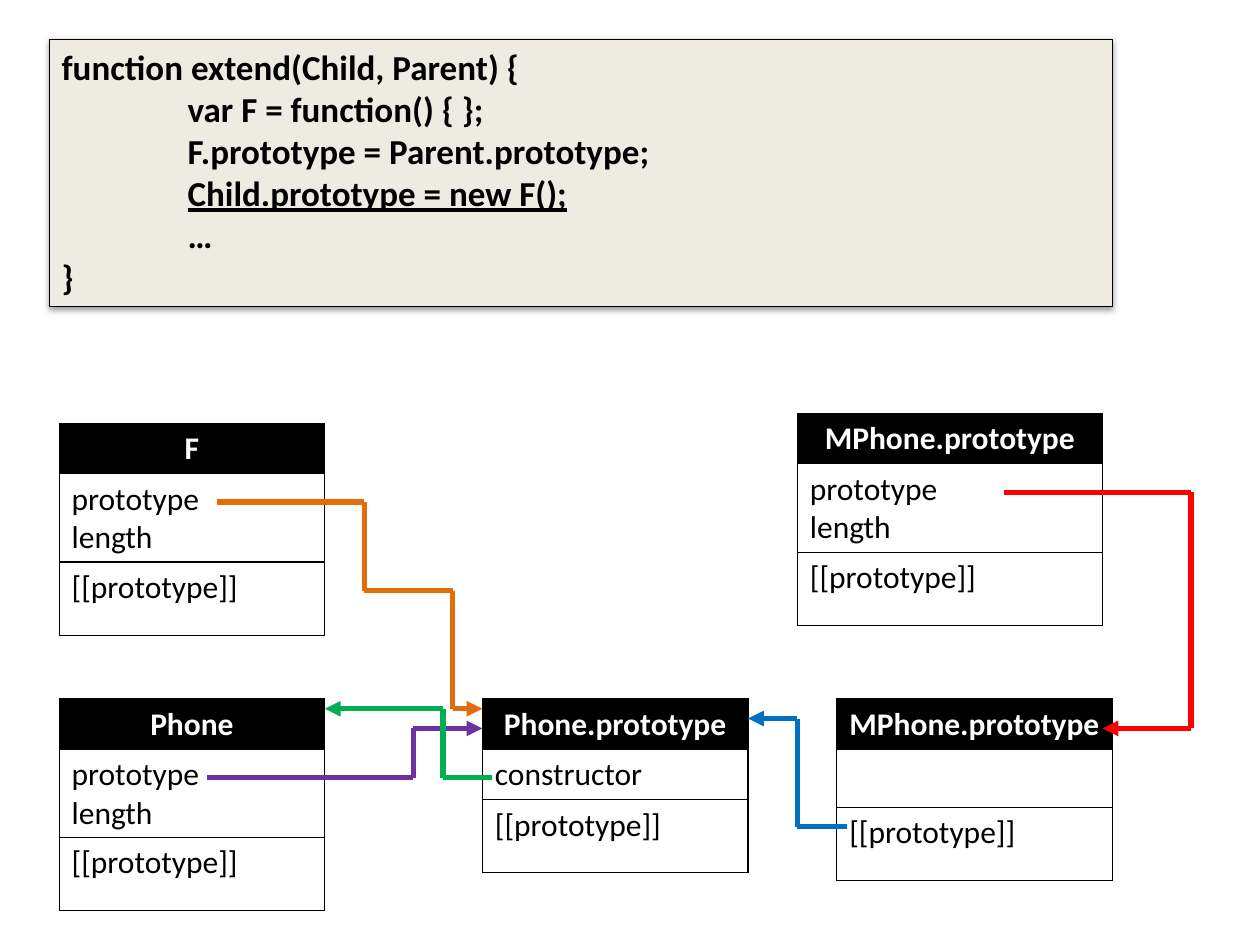
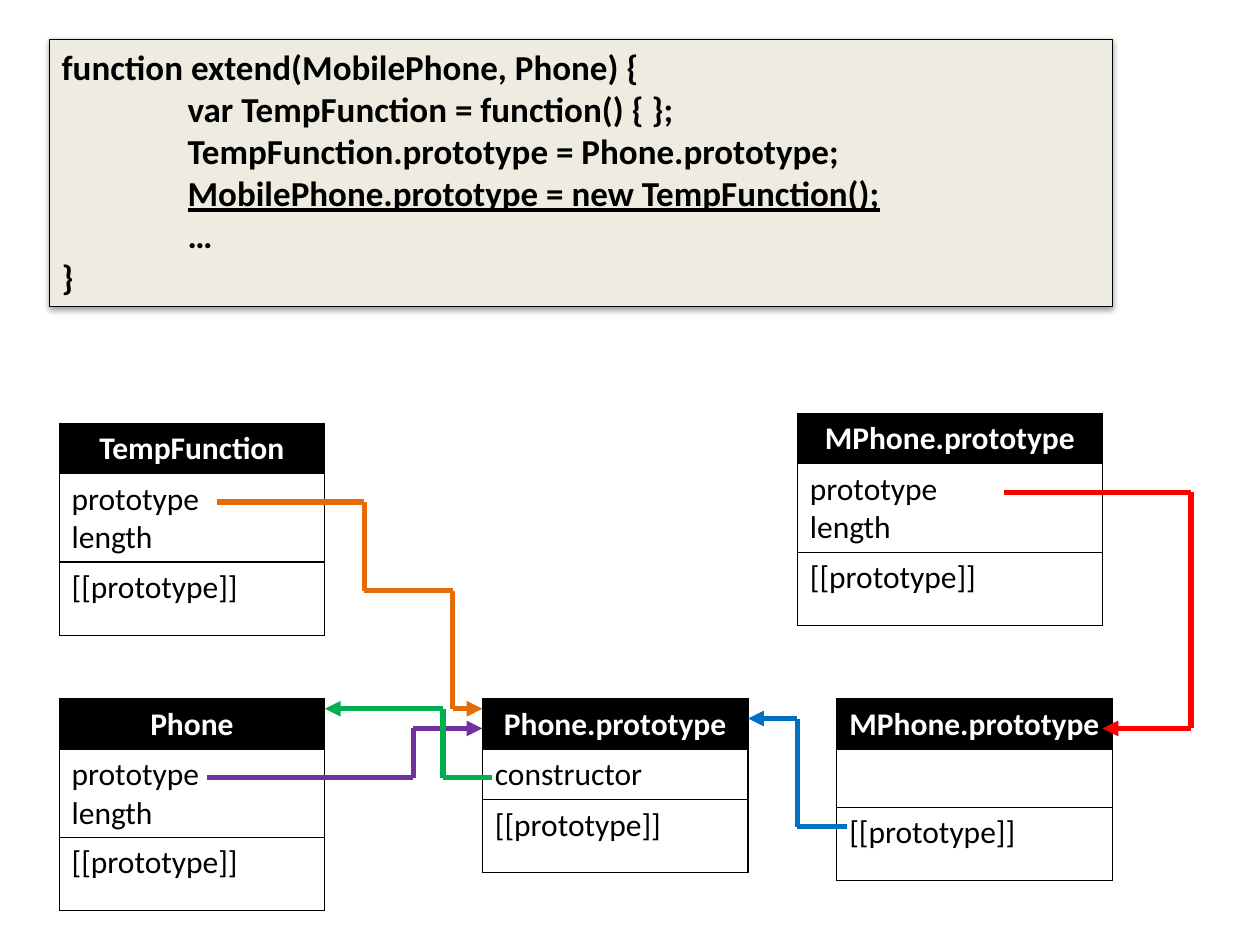
Before and after one commit to dzmitry-varabei/front-end-course, a slide deck: slide 36 of inheritance-in-javascript/Inheritance.pptx (slide 39 before the commit). Drawn at 1260x945 pixels with LibreOffice and Linux fonts; fonts in the diff are those of the drawing. Boxes give left, top, right and bottom in pixels: in the first picture for what was removed or moved away, otherwise in the second. Text is boxed around its words. In the diff, an @@ line names an element or a change of style, - is before the commit and + after.

```diff
--- a/inheritance-in-javascript/Inheritance.pptx
+++ b/inheritance-in-javascript/Inheritance.pptx
@@ text in rectangle at (62,54,879,212): text changed @@
-function extend(Child, Parent) {
-var F = function() { };
-F.prototype = Parent.prototype;
-Child.prototype = new F();
+function extend(MobilePhone, Phone) {
+var TempFunction = function() { };
+TempFunction.prototype = Phone.prototype;
+MobilePhone.prototype = new TempFunction();
@@ table at (59,423,325,635) @@
-row 1, column 1: F
+row 1, column 1: TempFunction
```
Also in this commit, not shown: 10 other slides changed, 1 slide added, 6 slides removed.
